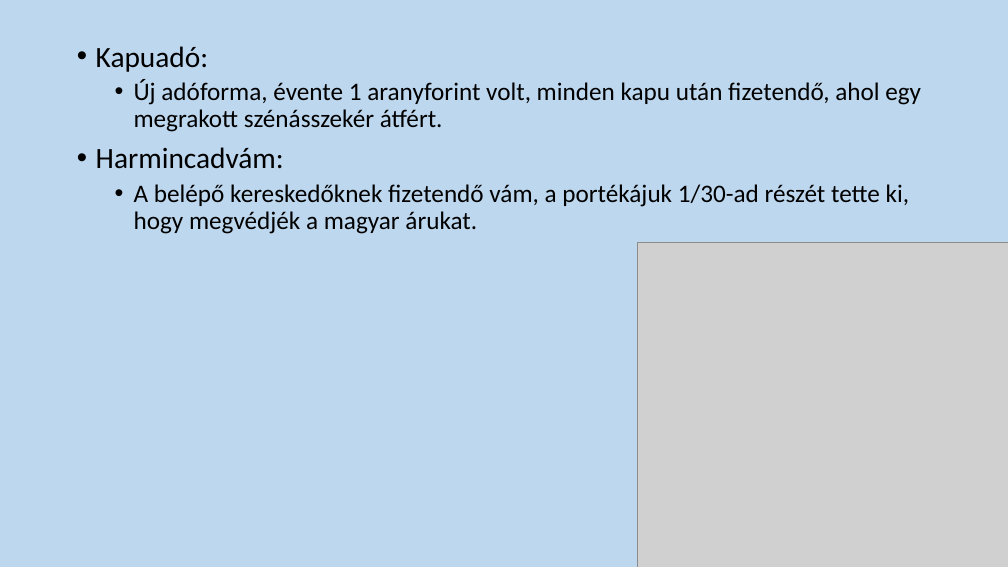
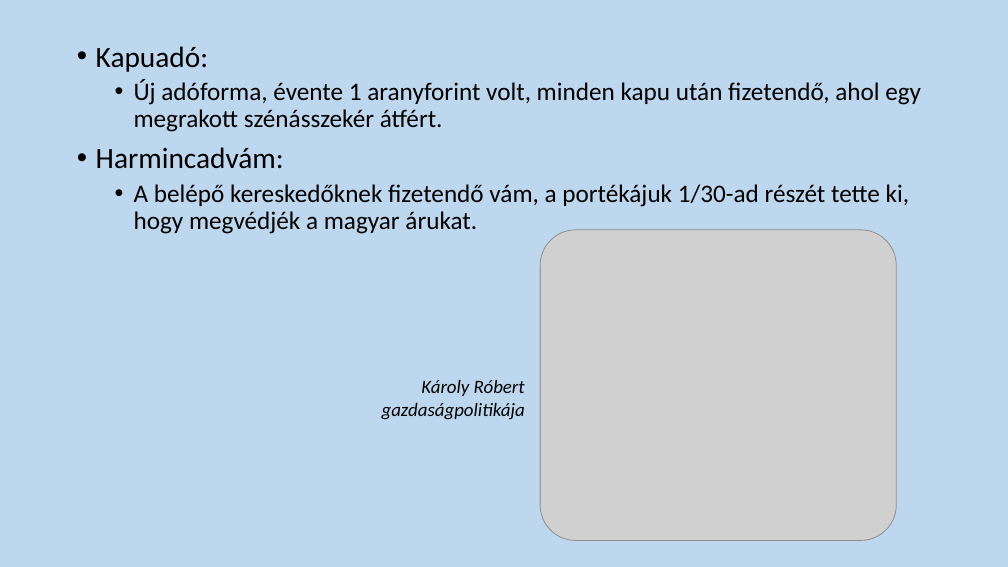
Before and after one commit to gyergyakliviusz/tori_tetelek, a slide deck: slide 4 of 14. Károly Róbert gazdasági reformjai. A magyar városfejlődés korai szakasza.pptx. Drawn at 1008x567 pixels with LibreOffice and Linux fonts; fonts in the diff are those of the drawing; grey boxes stand for pictures. Boxes give left, top, right and bottom in pixels: in the first picture for what was removed or moved away, otherwise in the second. Text is boxed around its words. In the diff, an @@ line names an element or a change of style, - is before the commit and + after.

```diff
--- a/14. Károly Róbert gazdasági reformjai. A magyar városfejlődés korai szakasza.pptx
+++ b/14. Károly Róbert gazdasági reformjai. A magyar városfejlődés korai szakasza.pptx
@@ picture: place and size @@
-picture at (638, 243, 1008, 567)
+picture at (540, 230, 896, 541)
@@ text added at (382, 380, 525, 420), 18 pt, text #000000, italic @@
+Károly Róbert
+gazdaságpolitikája
```
Also in this commit, not shown: 3 other slides changed, 8 other files.
